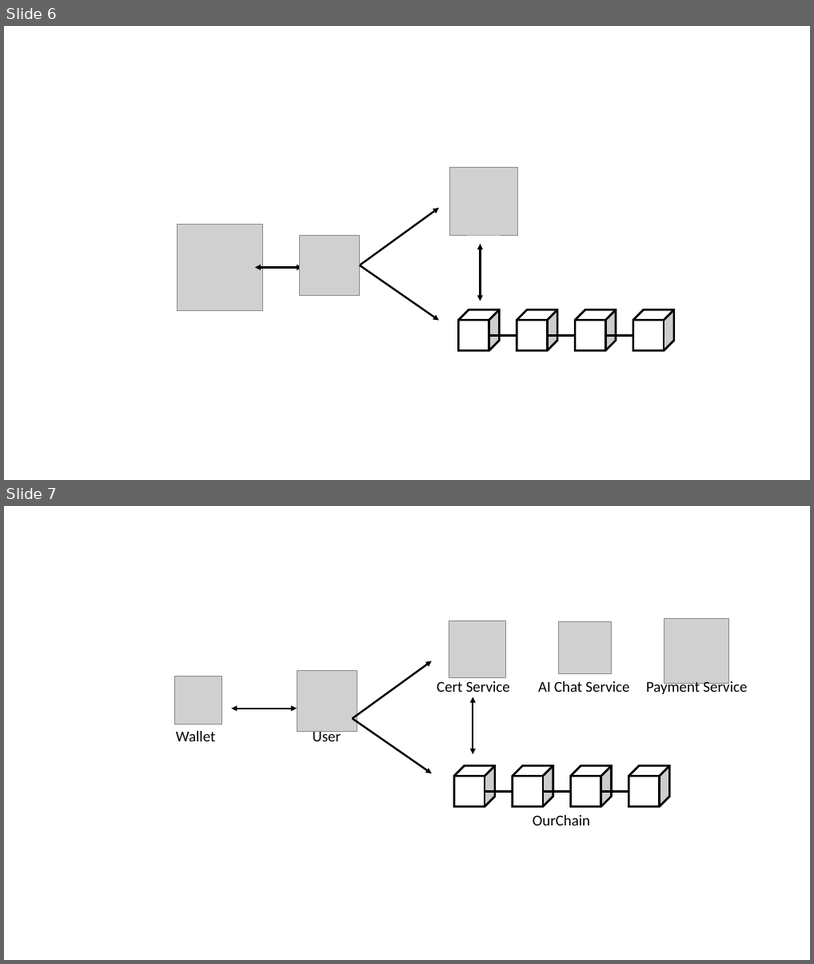
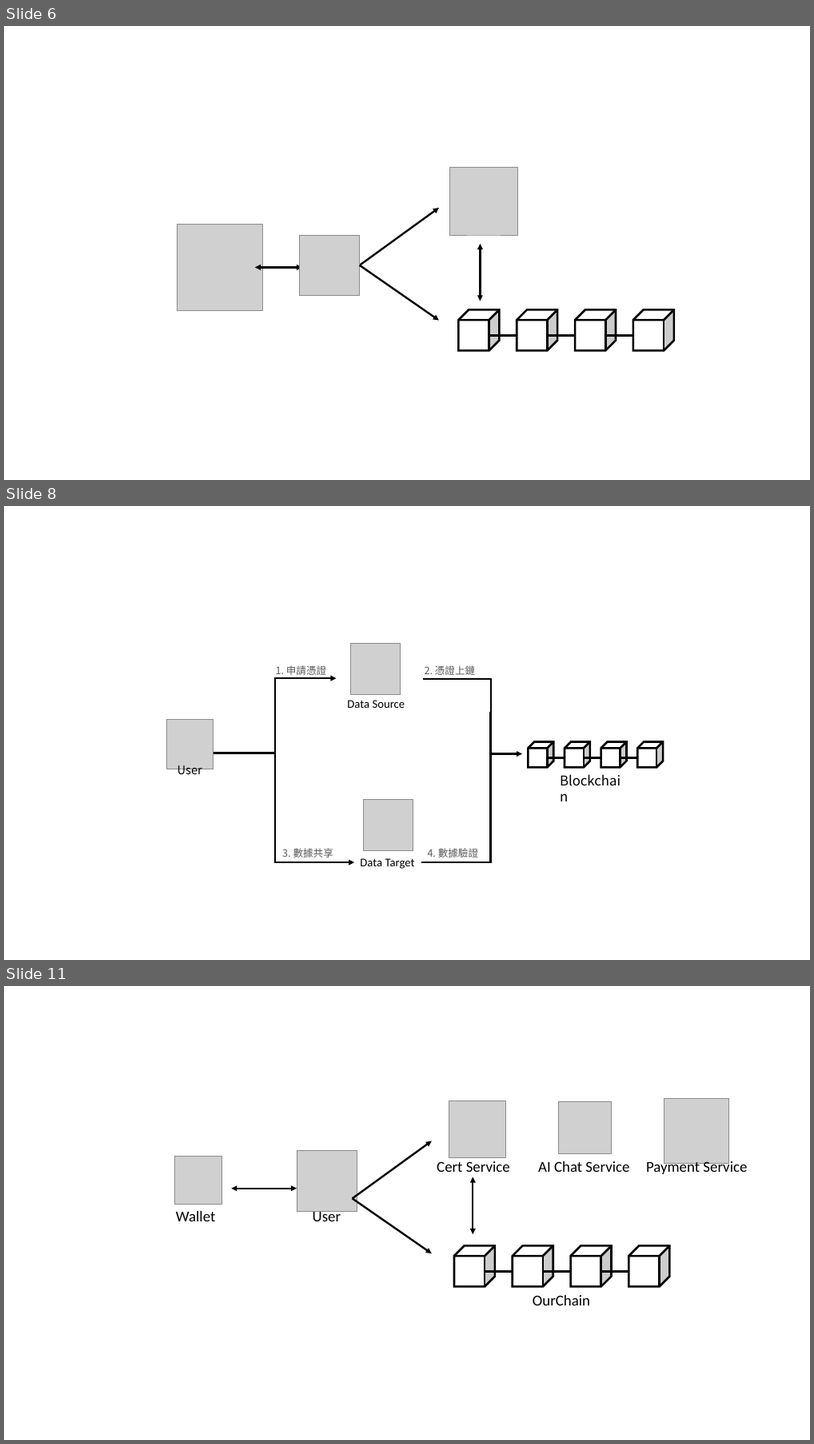
Before and after one commit to leon123858/aid-paper, a slide deck: docs/images.pptx. Shown one above the other, each under a label of ours: slides 6 and 7 before the commit, slides 6, 8 and 11 after it; the slides between them are not shown. The pictures are 814x964 and 814x1444 pixels, drawn with LibreOffice and Linux fonts; fonts in the diff are those of the drawing; grey boxes stand for pictures. Boxes give left, top, right and bottom in pixels: in the first picture for what was removed or moved away, otherwise in the second. Text is boxed around its words. In the diff, an @@ line names an element or a change of style, - is before the commit and + after.

```diff
--- a/docs/images.pptx
+++ b/docs/images.pptx
@@ slide 8 added at bbox=[4, 506, 810, 960], background #FFFFFF @@
@@ group added at bbox=[166, 644, 663, 868]: 8 texts, 4 cubes, 3 pictures, 3 lines, 3 elbow arrows, 1 elbow line @@
+User
+Blockchain
+Data Target
+1. 申請憑證
+2. 憑證上鏈
+3. 數據共享
+4. 數據驗證
+Data Source
@@ what was slide 7 is now slide 11 @@
```
Also in this commit, not shown: 3 other slides added, 6 other files.
